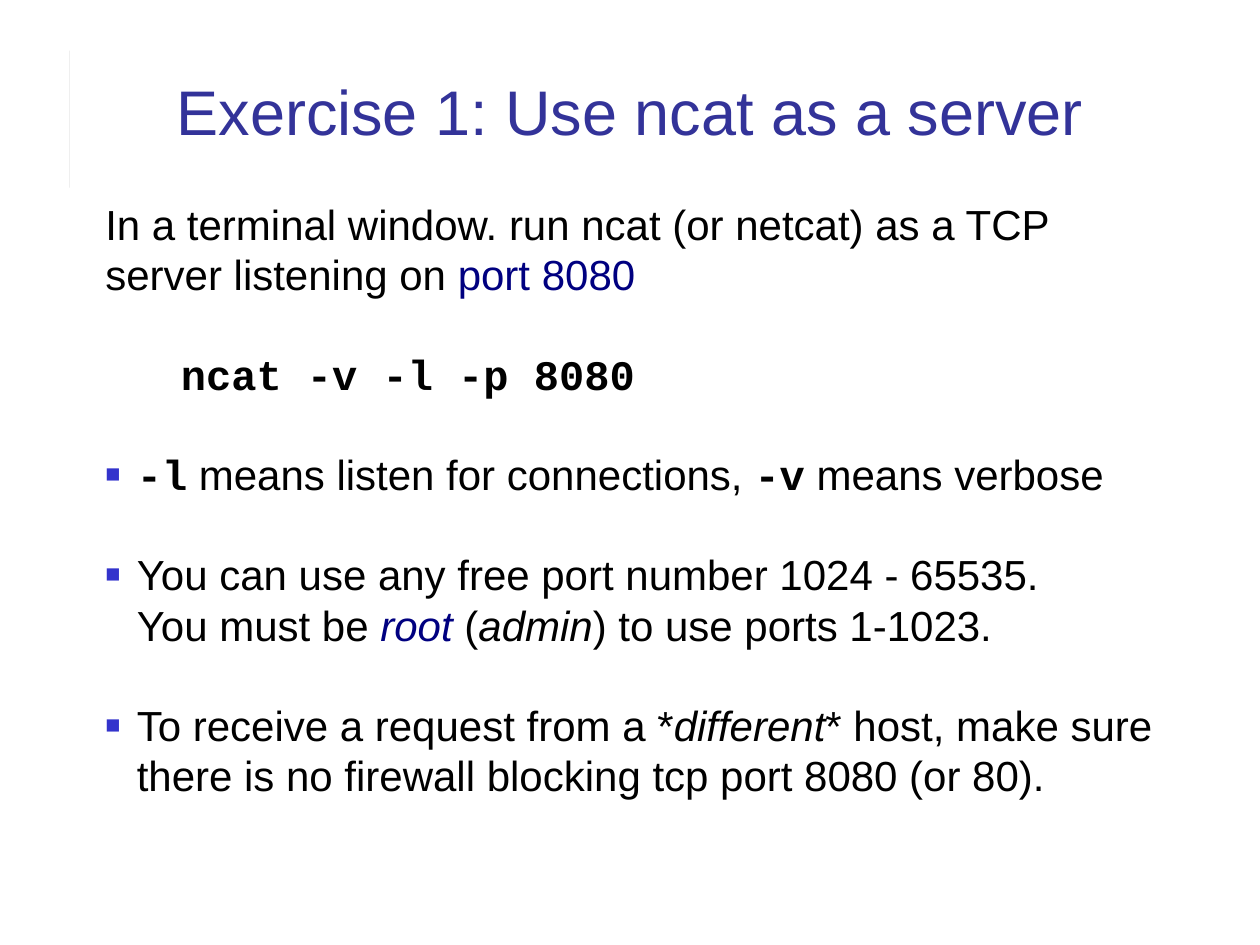
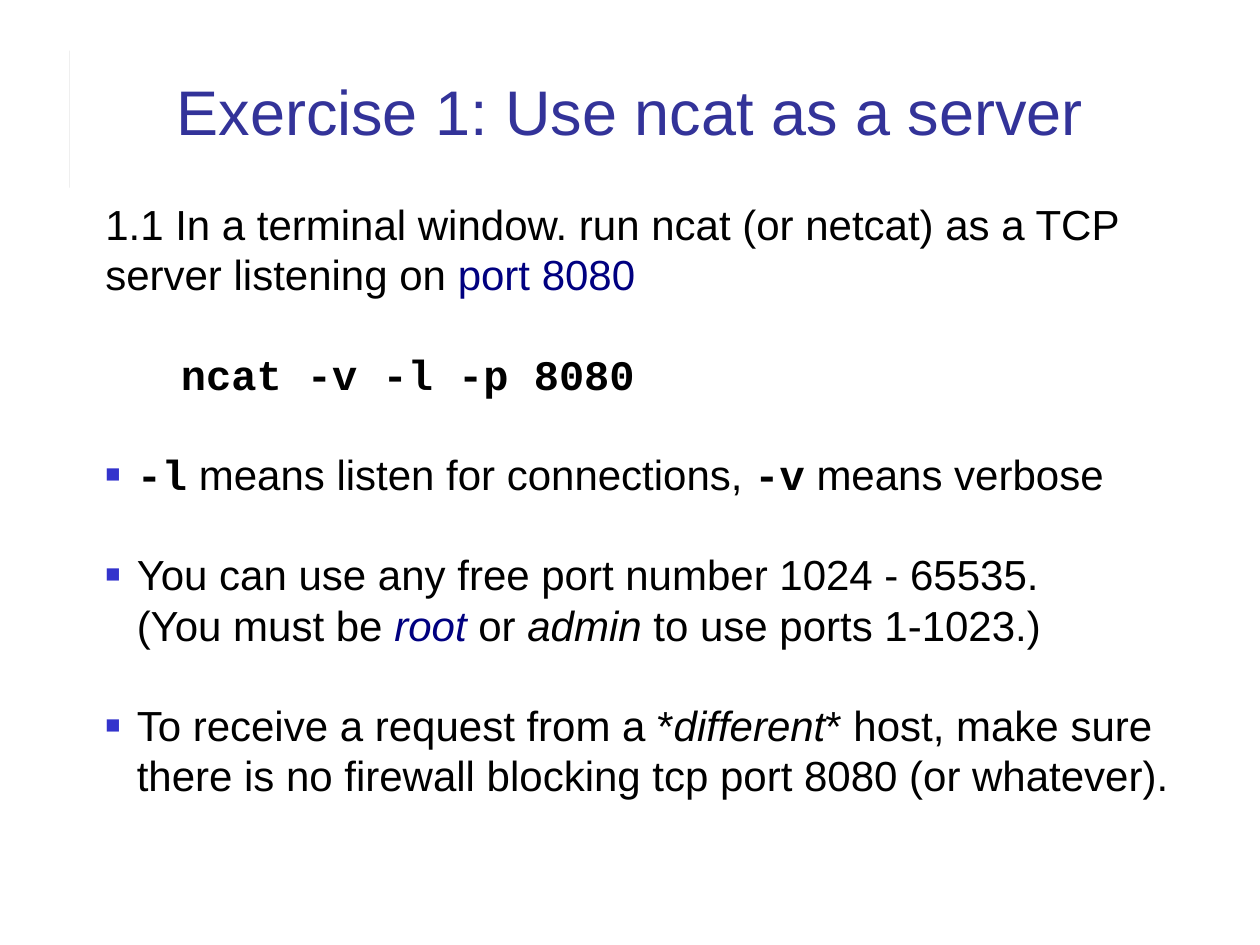
Before and after one commit to cpske/ISP, a slide deck: slide 5 of web/HTTP-in-Action.pptx. Drawn at 1260x945 pixels with LibreOffice and Linux fonts; fonts in the diff are those of the drawing. Boxes give left, top, right and bottom in pixels: in the first picture for what was removed or moved away, otherwise in the second. Text is boxed around its words. In the diff, an @@ line names an element or a change of style, - is before the commit and + after.

```diff
--- a/web/HTTP-in-Action.pptx
+++ b/web/HTTP-in-Action.pptx
@@ text at <box>105,209,1120,299</box>: text changed @@
-In a terminal window. run ncat (or netcat) as a TCP server listening on port 8080
+1.1 In a terminal window. run ncat (or netcat) as a TCP server listening on port 8080
@@ text at <box>137,559,1168,800</box>: text changed @@
-■ You can use any free port number 1024 - 65535.
-  You must be root (admin) to use ports 1-1023.
-■ To receive a request from a *different* host, make sure there is no firewall blocking tcp port 8080 (or 80).
+■ You can use any free port number 1024 - 65535.
+  (You must be root or admin to use ports 1-1023.)
+■ To receive a request from a *different* host, make sure there is no firewall blocking tcp port 8080 (or whatever).
```
Also in this commit, not shown: 12 other slides changed, 2 slides added, 1 other file.
